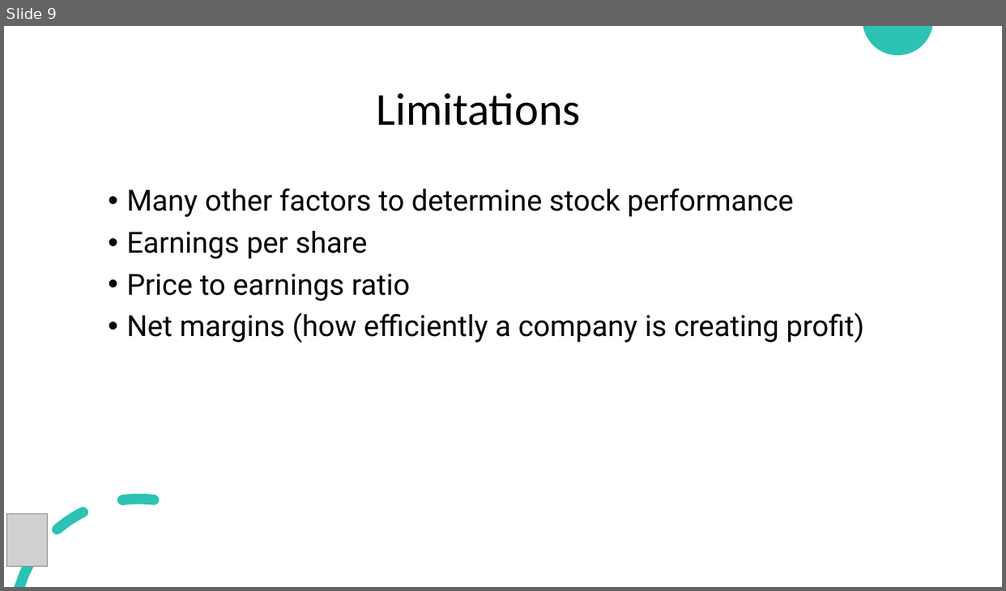
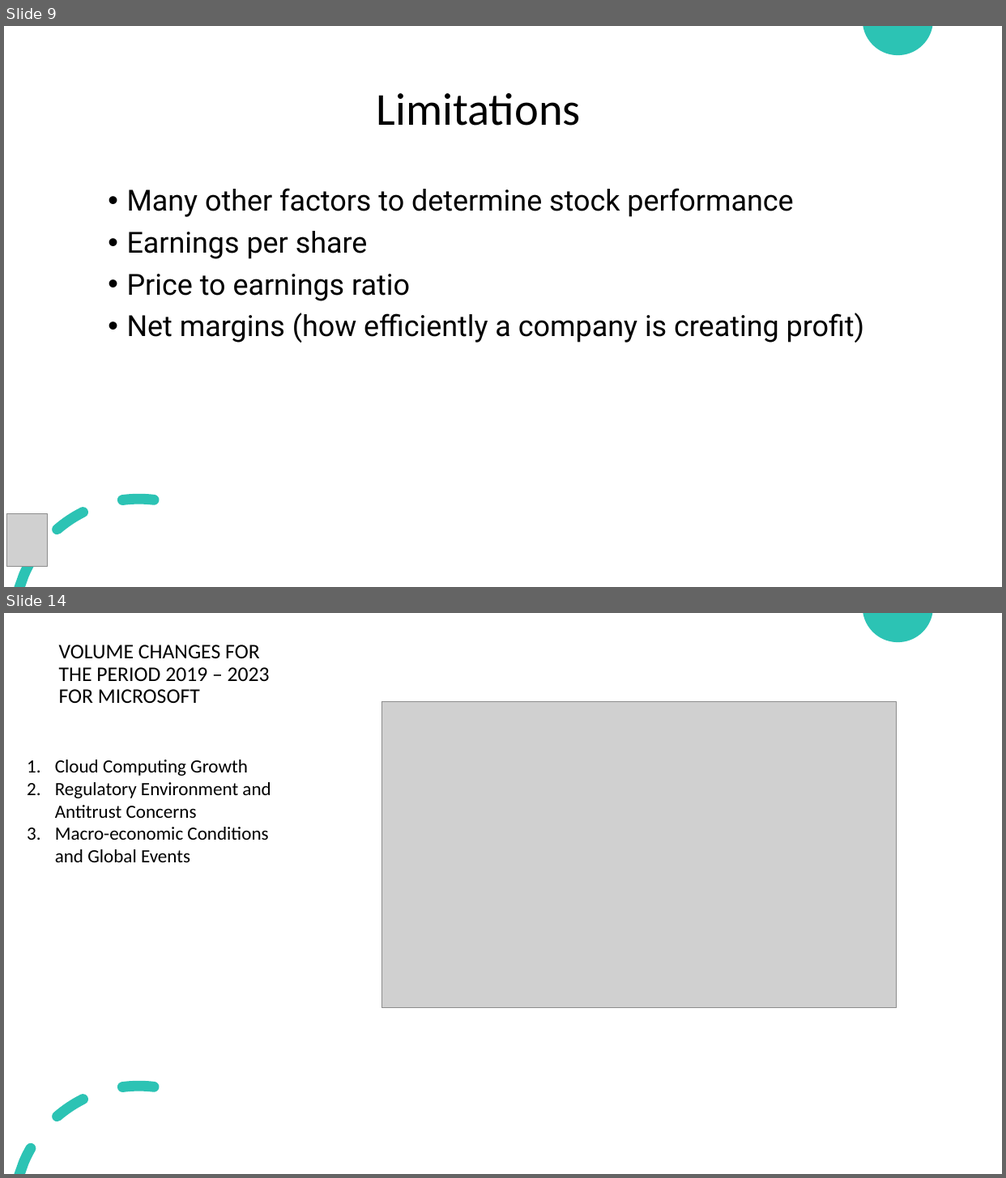
Before and after one commit to bill-leang/stock_price_visualization, a slide deck: slidedecks/Project3_Group1_Combined_SlideDeck.pptx. Shown one above the other, each under a label of ours: slide 9 before the commit, slides 9 and 14 after it; the slides between them are not shown. The pictures are 1006x591 and 1006x1178 pixels, drawn with LibreOffice and Linux fonts; fonts in the diff are those of the drawing; grey boxes stand for pictures. Boxes give left, top, right and bottom in pixels: in the first picture for what was removed or moved away, otherwise in the second. Text is boxed around its words. In the diff, an @@ line names an element or a change of style, - is before the commit and + after.

```diff
--- a/slidedecks/Project3_Group1_Combined_SlideDeck.pptx
+++ b/slidedecks/Project3_Group1_Combined_SlideDeck.pptx
@@ slide 14 added at (4,613,1002,1174), background #FFFFFF; not listed: 2 template elements that a slide beside it also shows @@
@@ text added at (59,645,270,703), 20 pt, text #000000 @@
+VOLUME CHANGES FOR THE PERIOD 2019 – 2023 FOR MICROSOFT
@@ picture added at (382,702,897,1008) @@
@@ text added at (55,760,270,862), 18 pt, text #000000 @@
+1. Cloud Computing Growth
+2. Regulatory Environment and Antitrust Concerns
+3. Macro-economic Conditions and Global Events
```
Also in this commit, not shown: 2 slides changed, 4 other slides added.
